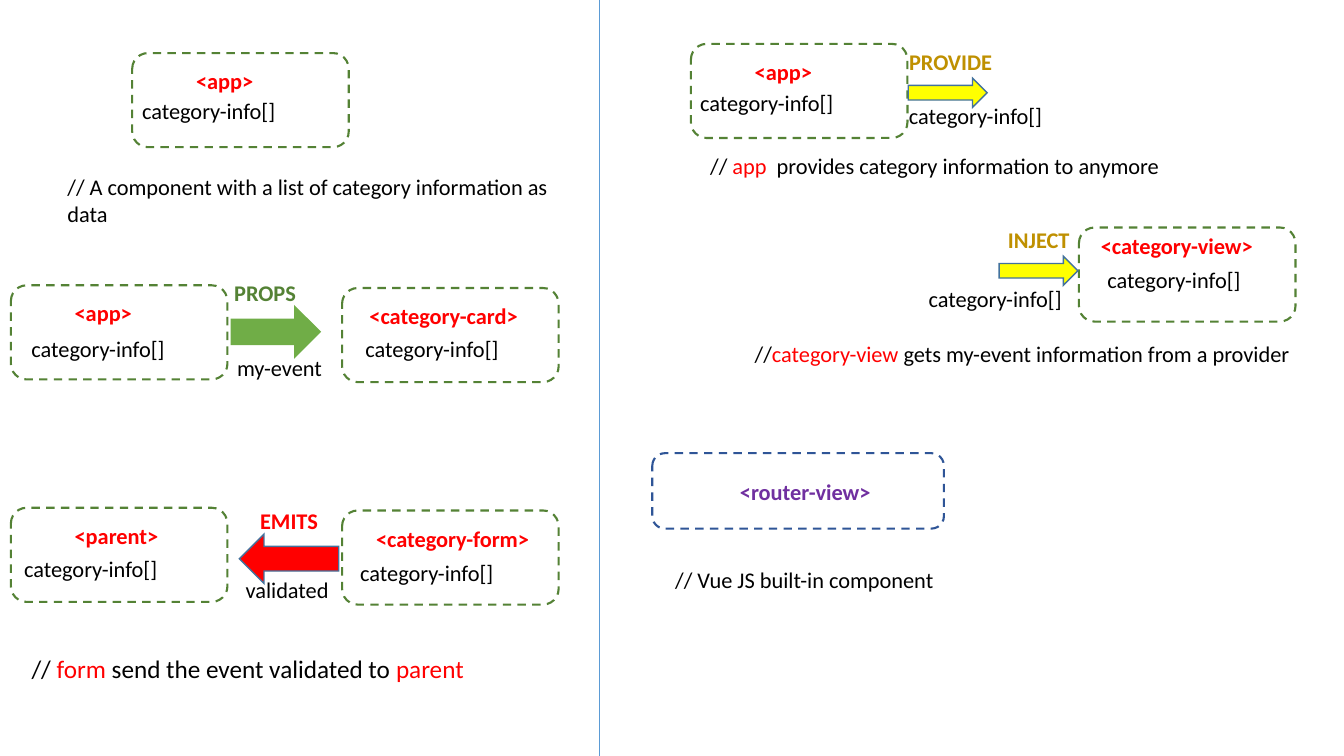
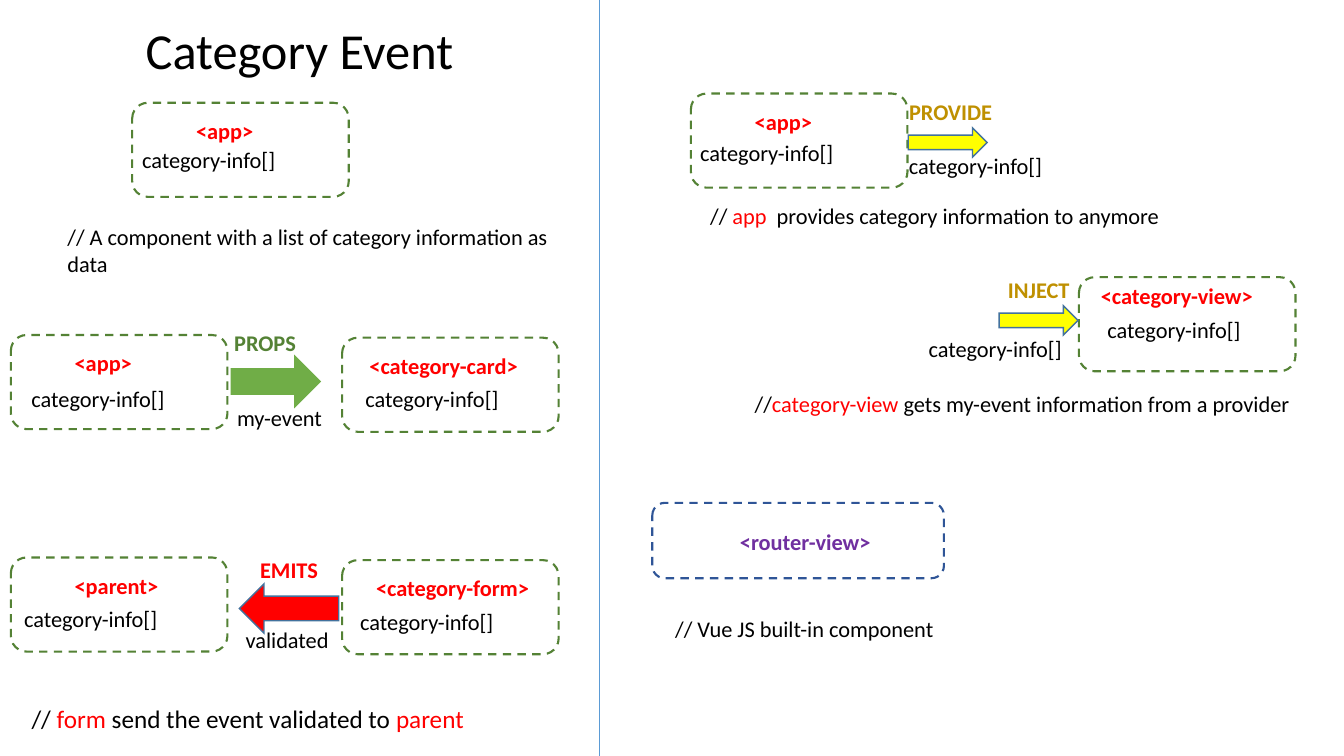
Before and after one commit to pnc-virtual-company/2021-G6-V2-PART1, a slide deck: slide 7 of docs/COMPONENT-DIAGRAM.pptx (slide 5 before the commit). Drawn at 1344x756 pixels with LibreOffice and Linux fonts; fonts in the diff are those of the drawing. Boxes give left, top, right and bottom in pixels: in the first picture for what was removed or moved away, otherwise in the second. Text is boxed around its words. In the diff, an @@ line names an element or a change of style, - is before the commit and + after.

```diff
--- a/docs/COMPONENT-DIAGRAM.pptx
+++ b/docs/COMPONENT-DIAGRAM.pptx
@@ text added at [146,36,454,78], 36 pt, text #000000 @@
+Category Event
@@ 28 texts, 8 rounded rectangles, 3 right arrows, 1 left arrow: place and size @@
-28 texts, 8 rounded rectangles, 3 right arrows, 1 left arrow at [11,44,1296,682]
+28 texts, 8 rounded rectangles, 3 right arrows, 1 left arrow at [11,94,1296,732]
```
Also in this commit, not shown: 2 other slides changed, 2 slides added.
